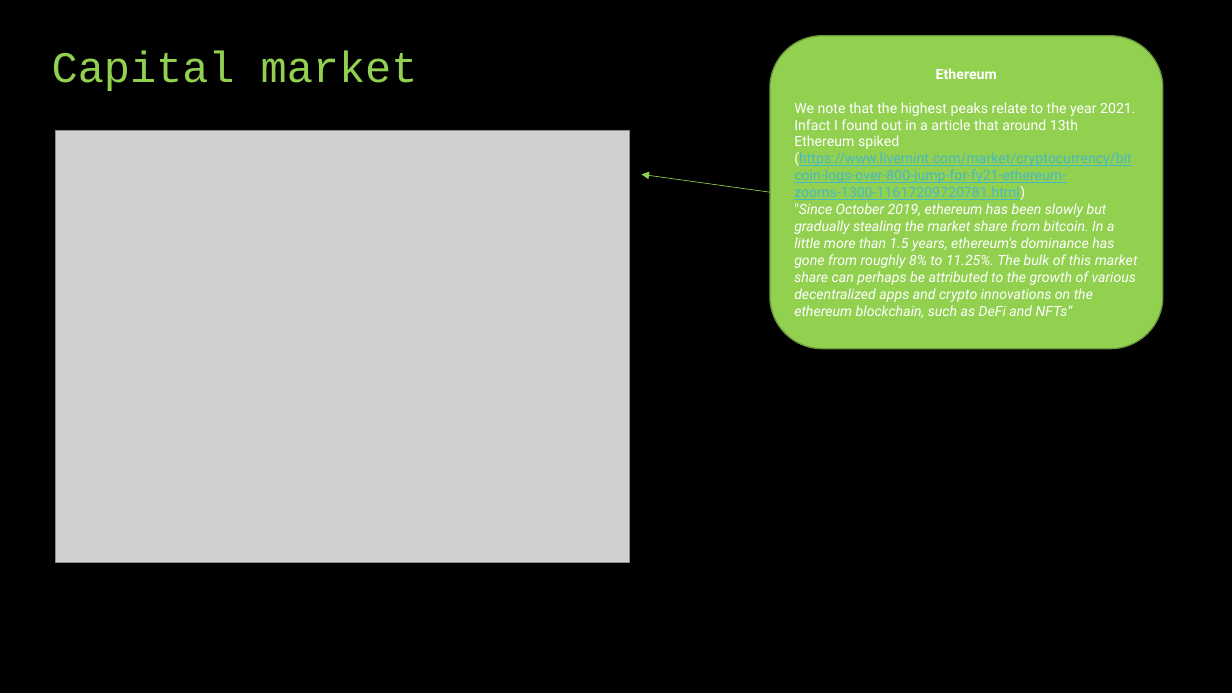
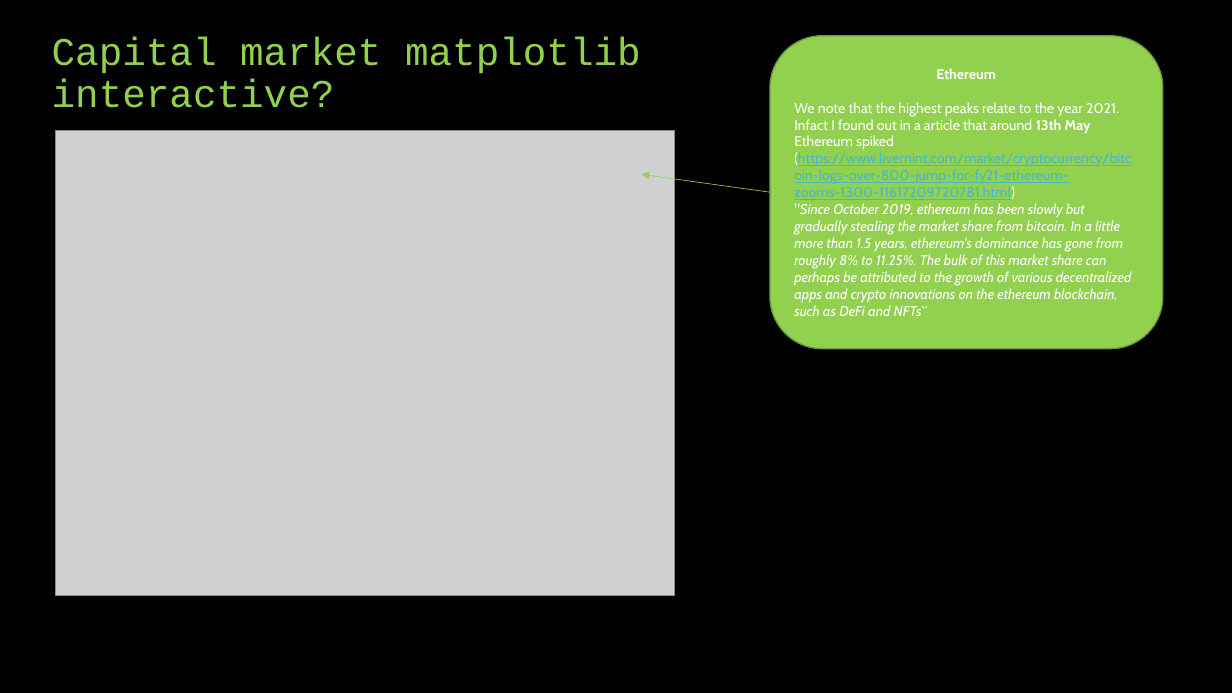
Before and after one commit to Zarmina97/Top-3-Crypto-Volatility-prediction-LSTM-GARCH, a slide deck: slide 8 of presentazione.pptx (slide 5 before the commit). Drawn at 1232x693 pixels with LibreOffice and Linux fonts; fonts in the diff are those of the drawing; grey boxes stand for pictures. Boxes give left, top, right and bottom in pixels: in the first picture for what was removed or moved away, otherwise in the second. Text is boxed around its words. In the diff, an @@ line names an element or a change of style, - is before the commit and + after.

```diff
--- a/presentazione.pptx
+++ b/presentazione.pptx
@@ title at [52, 37, 641, 108]: text changed; size 34 to 30.6 pt @@
-Capital market
+Capital market matplotlib interactive?
@@ text in rounded rectangle at [794, 68, 1132, 316]: font Roboto to Cabin in "Ethereum", ""Since October 2019, ethereum has been slowly ..." @@
@@ text in rounded rectangle at [794, 102, 1131, 200]: text changed; font Roboto to Cabin @@
-We note that the highest peaks relate to the year 2021. Infact I found out in a article that around 13th Ethereum spiked (https://www.livemint.com/market/cryptocurrency/bitcoin-logs-over-800-jump-for-fy21-ethereum-zooms-1300-11617209720781.html)
+We note that the highest peaks relate to the year 2021. Infact I found out in a article that around 13th May Ethereum spiked (https://www.livemint.com/market/cryptocurrency/bitcoin-logs-over-800-jump-for-fy21-ethereum-zooms-1300-11617209720781.html)
@@ picture: place and size @@
-picture at [55, 131, 629, 563]
+picture at [55, 131, 674, 596]
```
Also in this commit, not shown: 10 other slides changed, 15 slides added, 1 slide removed, 1 other file.
